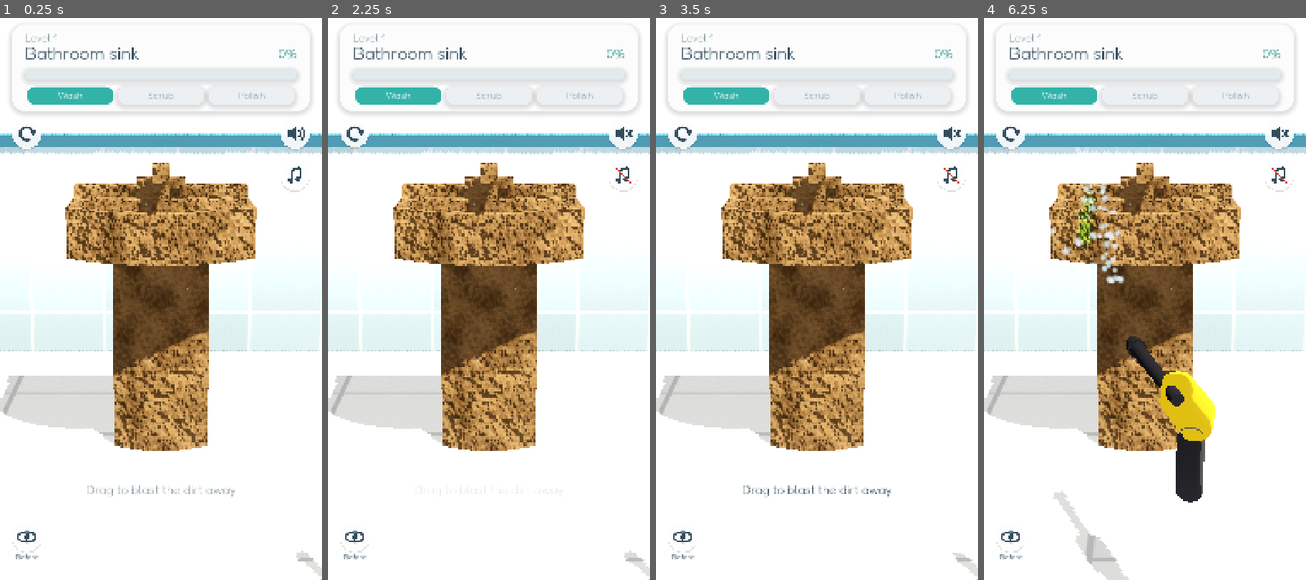
Above: before the commit, frames 1-4 (left to right).
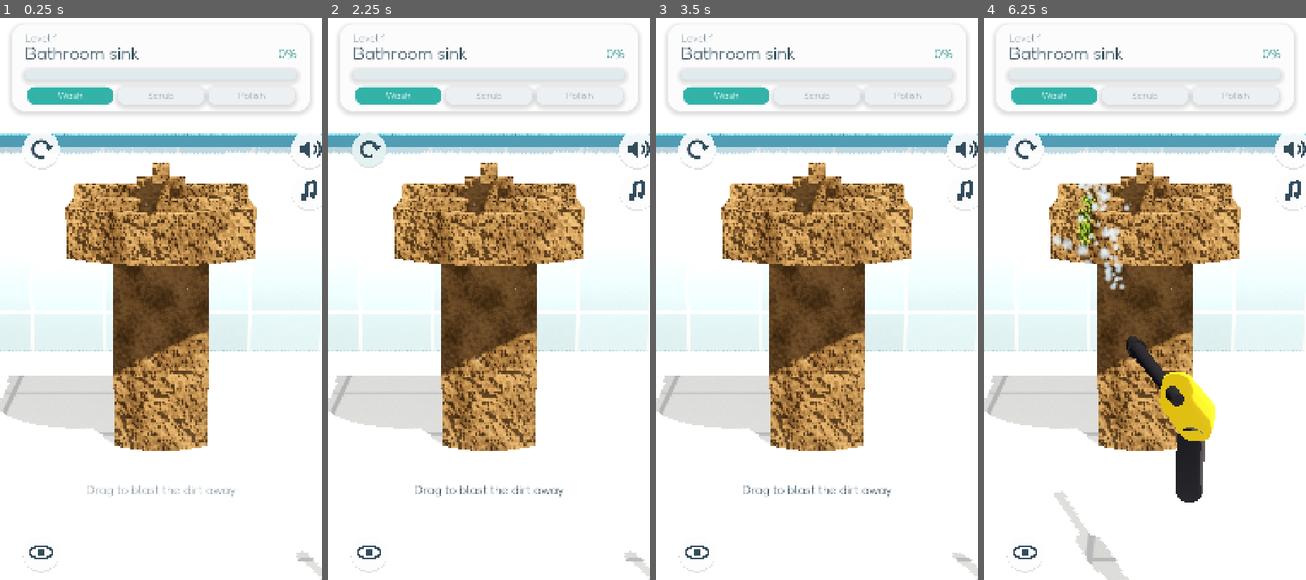
Above: after the commit, the same moments.

Repository: Matswm86/spotless
Game: Godot game, scene res://scenes/Main.tscn
Same seed, same stepped clock (60 frames per second), same inputs: the game is played once before the commit and once after it. Sound files missing from this copy of the repository are replaced by a short silence.
Inputs (mouse positions are in pixels of both pictures, inside the frame that each line leads up to):
- Up to frame 1 (0.25 s): no input
- Up to frame 2 (2.25 s): tap Enter at 0.5 s; drag from (624, 136) to (521, 169) at 0.52 s; drag from (624, 180) to (472, 405) at 1.27 s; move the mouse to (353, 136) at 2.02 s; click (353, 136) at 2.17 s
- Up to frame 3 (3.5 s): tap Space at 2.75 s; drag from (681, 540) to (720, 209) at 2.77 s
- Up to frame 4 (6.25 s): move the mouse to (1241, 377) at 3.52 s; click (1241, 377) at 3.67 s; drag from (1048, 209) to (1096, 147) at 4.27 s; move the mouse to (1161, 293) at 5.02 s; click (1161, 293) at 5.17 s; drag from (1096, 147) to (1080, 321) at 5.77 s

The runs differ from the first frame. In frame 1, 1.3% of the frame differs, in the area x 3-100%, y 19-99%; in frame 2, 1.6%; in frame 3, 1.3%; in frame 4, 2.6%.

Commit message:
Buttons and paint swatches act on release with a 216 px touch area
Every round button and paint swatch is now a 216 px (12.7 mm at 430 dpi)
touch area that only lights up on touch-down and acts on release inside
it, so a resting palm or a finger sliding off does nothing. Buttons lose
their text captions and gain wordless icons (tools, next arrow, star,
tap and drag hints). Each paint swatch also carries a shape (dot,
triangle, square, diamond) and the picked one gets a ring of ticks, so
colour is never the only cue.

Co-Authored-By: Claude Opus 5.5 <noreply@anthropic.com>

Diff:
--- a/scripts/Hud.gd
+++ b/scripts/Hud.gd
@@ -93,7 +93,6 @@
 
 	before_btn = IconButton.new()
 	before_btn.kind = "eye"
-	before_btn.caption = "Before"
 	before_btn.set_anchors_preset(Control.PRESET_BOTTOM_LEFT)
 	before_btn.position = Vector2(30, -200)
 	before_btn.held.connect(func(d): before_held.emit(d))
--- a/scripts/IconButton.gd
+++ b/scripts/IconButton.gd
@@ -1,19 +1,35 @@
 class_name IconButton
 extends Control
 
-## Round white button with a vector icon. Emits `pressed`, plus `held(bool)` for press-and-hold.
+## Round white button with a vector icon and no text, so a child who cannot read can
+## use it. The whole control rect is the hit area (at least HIT x HIT); the disc is
+## drawn smaller inside it. Touch-down only shows feedback and starts `held(true)`;
+## `pressed` fires on release inside the rect, so a resting palm or a finger sliding
+## off does nothing.
 
 signal pressed
 signal held(down: bool)
 
+## Hit area side in px: 12.7 mm at 430 dpi (216 / 16.93 px per mm).
+const HIT := 216.0
+const INK := Color(0.2, 0.3, 0.36)
+
 var kind := "restart"
-var caption := ""
+## Drawn disc radius; the hit area is the whole control.
+var disc_radius := 62.0
+## Filled disc colour with a white icon; transparent keeps the white disc.
+var accent := Color(0, 0, 0, 0)
+## Draw only the icon, no disc (decorations such as the win star).
+var bare := false
+## Extra hit area above the disc (px): a top-row button pushed below a camera
+## cutout keeps its touch area running to the screen edge.
+var top_pad := 0.0
+var _held := false
 var _press := 0.0
-const INK := Color(0.2, 0.3, 0.36)
 
 
 func _init() -> void:
-	custom_minimum_size = Vector2(120, 140)
+	custom_minimum_size = Vector2(HIT, HIT)
 	size = custom_minimum_size
 	mouse_filter = Control.MOUSE_FILTER_STOP
 
@@ -21,63 +37,171 @@
 func _gui_input(event: InputEvent) -> void:
 	if event is InputEventMouseButton and event.button_index == MOUSE_BUTTON_LEFT:
 		if event.pressed:
-			_press = 1.0
-			pressed.emit()
+			_held = true
 			held.emit(true)
+		elif _held:
+			_held = false
+			held.emit(false)
+			if Rect2(Vector2.ZERO, size).has_point(event.position):
+				pressed.emit()
+		_set_press(1.0 if _held else 0.0)
+		accept_event()
+	elif event is InputEventMouseMotion and _held:
+		_set_press(1.0 if Rect2(Vector2.ZERO, size).has_point(event.position) else 0.0)
+
+
+func _set_press(v: float) -> void:
+	if _press != v:
+		_press = v
+		queue_redraw()
+
+
+func disc_center() -> Vector2:
+	return Vector2(size.x * 0.5, top_pad + (size.y - top_pad) * 0.5)
+
+
+func _draw() -> void:
+	var c := disc_center()
+	var rad := disc_radius * (1.0 - 0.08 * _press)
+	var ink := INK
+	if not bare:
+		draw_circle(c + Vector2(0, 5), rad, Color(0, 0, 0, 0.12))
+		if accent.a > 0.0:
+			draw_circle(c, rad, accent.darkened(0.15) if _press > 0.0 else accent)
+			ink = Color.WHITE
 		else:
-			held.emit(false)
-			var tw := create_tween()
-			tw.tween_property(self, "_press", 0.0, 0.18)
-		queue_redraw()
-		accept_event()
-
-
-func _process(_delta: float) -> void:
-	if _press > 0.0:
-		queue_redraw()
-
-
-func _draw() -> void:
-	var c := Vector2(size.x * 0.5, 56)
-	var rad := 50.0 * (1.0 - 0.08 * _press)
-	draw_circle(c + Vector2(0, 5), rad, Color(0, 0, 0, 0.12))
-	draw_circle(c, rad, Color(1, 1, 1, 0.92))
-	var ink := INK
-	match kind:
+			draw_circle(c, rad, Color(0.9, 0.95, 0.95, 0.95) if _press > 0.0 else Color(1, 1, 1, 0.92))
+	# Icons are drawn in a 100 px design box around the centre, then scaled.
+	var k := rad / 50.0
+	draw_set_transform(c, 0.0, Vector2(k, k))
+	draw_icon(self, kind, ink, Color.WHITE if accent.a == 0.0 else accent)
+	draw_set_transform(Vector2.ZERO)
+
+
+## Draws one icon centred on the origin in a 100 px box. `bg` is the colour under
+## the icon, used for cut-outs (sponge holes).
+static func draw_icon(ci: CanvasItem, what: String, ink: Color, bg: Color) -> void:
+	match what:
 		"restart":
-			draw_arc(c, 22, PI * 0.35, PI * 1.95, 28, ink, 7.0, true)
-			var tip := c + Vector2(22, -4)
-			draw_colored_polygon(PackedVector2Array([tip + Vector2(-12, -6), tip + Vector2(12, -6), tip + Vector2(0, 10)]), ink)
+			ci.draw_arc(Vector2.ZERO, 22, PI * 0.35, PI * 1.95, 28, ink, 7.0, true)
+			var tip := Vector2(22, -4)
+			_tri(ci, tip + Vector2(-12, -6), tip + Vector2(12, -6), tip + Vector2(0, 10), ink)
 		"eye":
 			var pts := PackedVector2Array()
 			for k in 25:
 				var a := PI * k / 24.0
-				pts.append(c + Vector2(-cos(a) * 30, -sin(a) * 17))
+				pts.append(Vector2(-cos(a) * 30, -sin(a) * 17))
 			for k in 25:
 				var a := PI * k / 24.0
-				pts.append(c + Vector2(cos(a) * 30, sin(a) * 17))
-			draw_polyline(pts, ink, 5.0, true)
-			draw_circle(c, 10, ink)
+				pts.append(Vector2(cos(a) * 30, sin(a) * 17))
+			ci.draw_polyline(pts, ink, 5.0, true)
+			ci.draw_circle(Vector2.ZERO, 10, ink)
 		"sound_on", "sound_off":
-			var sp := PackedVector2Array([c + Vector2(-26, -10), c + Vector2(-14, -10), c + Vector2(2, -24), c + Vector2(2, 24), c + Vector2(-14, 10), c + Vector2(-26, 10)])
-			draw_colored_polygon(sp, ink)
-			if kind == "sound_on":
-				draw_arc(c + Vector2(4, 0), 14, -0.9, 0.9, 12, ink, 5.0, true)
-				draw_arc(c + Vector2(4, 0), 26, -0.9, 0.9, 16, ink, 5.0, true)
+			var sp := PackedVector2Array([Vector2(-26, -10), Vector2(-14, -10), Vector2(2, -24), Vector2(2, 24), Vector2(-14, 10), Vector2(-26, 10)])
+			ci.draw_colored_polygon(sp, ink)
+			if what == "sound_on":
+				ci.draw_arc(Vector2(4, 0), 14, -0.9, 0.9, 12, ink, 5.0, true)
+				ci.draw_arc(Vector2(4, 0), 26, -0.9, 0.9, 16, ink, 5.0, true)
 			else:
-				draw_line(c + Vector2(10, -12), c + Vector2(30, 12), ink, 6.0)
-				draw_line(c + Vector2(30, -12), c + Vector2(10, 12), ink, 6.0)
+				ci.draw_line(Vector2(10, -12), Vector2(30, 12), ink, 6.0)
+				ci.draw_line(Vector2(30, -12), Vector2(10, 12), ink, 6.0)
 		"music_on", "music_off":
-			draw_line(c + Vector2(-8, 16), c + Vector2(-8, -20), ink, 6.0)
-			draw_line(c + Vector2(16, 10), c + Vector2(16, -26), ink, 6.0)
-			draw_line(c + Vector2(-8, -20), c + Vector2(16, -26), ink, 8.0)
-			draw_circle(c + Vector2(-15, 17), 9, ink)
-			draw_circle(c + Vector2(9, 11), 9, ink)
-			if kind == "music_off":
-				draw_line(c + Vector2(-26, -26), c + Vector2(26, 26), Color(0.85, 0.3, 0.25), 6.0)
-	if caption != "":
-		var font := get_theme_default_font()
-		var fs := 26
-		var w := font.get_string_size(caption, HORIZONTAL_ALIGNMENT_LEFT, -1, fs).x
-		draw_string(font, Vector2(c.x - w * 0.5 + 1, 132 + 2), caption, HORIZONTAL_ALIGNMENT_LEFT, -1, fs, Color(1, 1, 1, 0.8))
-		draw_string(font, Vector2(c.x - w * 0.5, 132), caption, HORIZONTAL_ALIGNMENT_LEFT, -1, fs, INK)
+			ci.draw_line(Vector2(-8, 16), Vector2(-8, -20), ink, 6.0)
+			ci.draw_line(Vector2(16, 10), Vector2(16, -26), ink, 6.0)
+			ci.draw_line(Vector2(-8, -20), Vector2(16, -26), ink, 8.0)
+			ci.draw_circle(Vector2(-15, 17), 9, ink)
+			ci.draw_circle(Vector2(9, 11), 9, ink)
+			if what == "music_off":
+				ci.draw_line(Vector2(-26, -26), Vector2(26, 26), Color(0.85, 0.3, 0.25), 6.0)
+		"next":
+			ci.draw_line(Vector2(-26, 0), Vector2(6, 0), ink, 14.0)
+			_tri(ci, Vector2(0, -26), Vector2(30, 0), Vector2(0, 26), ink)
+		"star":
+			var st := PackedVector2Array()
+			for i in 10:
+				var a := -PI * 0.5 + PI * i / 5.0
+				st.append(Vector2(cos(a), sin(a)) * (40.0 if i % 2 == 0 else 17.0))
+			ci.draw_colored_polygon(st, Color(1.0, 0.8, 0.25))
+			ci.draw_polyline(st + PackedVector2Array([st[0]]), Color(0.85, 0.6, 0.1), 3.0, true)
+		"check":
+			ci.draw_polyline(PackedVector2Array([Vector2(-22, 2), Vector2(-6, 18), Vector2(24, -16)]), ink, 10.0, true)
+		"tap":
+			# Fingertip with ripples: "touch here".
+			ci.draw_circle(Vector2.ZERO, 11, ink)
+			ci.draw_arc(Vector2.ZERO, 23, 0, TAU, 32, ink, 5.0, true)
+			ci.draw_arc(Vector2.ZERO, 35, 0, TAU, 40, Color(ink, ink.a * 0.45), 4.0, true)
+		"drag":
+			# Fingertip with a ring, sliding along an arrow.
+			ci.draw_circle(Vector2(-24, 0), 10, ink)
+			ci.draw_arc(Vector2(-24, 0), 20, 0, TAU, 28, Color(ink, ink.a * 0.5), 4.0, true)
+			ci.draw_line(Vector2(-8, 0), Vector2(22, 0), ink, 7.0)
+			_tri(ci, Vector2(18, -13), Vector2(36, 0), Vector2(18, 13), ink)
+		_:
+			_draw_tool(ci, what, ink, bg)
+
+
+## One icon per cleaning stage (Levels.STAGES keys).
+static func _draw_tool(ci: CanvasItem, what: String, ink: Color, bg: Color) -> void:
+	match what:
+		"trash":
+			ci.draw_colored_polygon(PackedVector2Array([Vector2(-21, -12), Vector2(21, -12), Vector2(16, 32), Vector2(-16, 32)]), ink)
+			ci.draw_line(Vector2(-28, -20), Vector2(28, -20), ink, 7.0)
+			ci.draw_rect(Rect2(-8, -31, 16, 9), ink, false, 5.0)
+			for x in [-8.0, 0.0, 8.0]:
+				ci.draw_line(Vector2(x, -4), Vector2(x * 0.8, 24), bg, 3.0)
+		"spray":
+			_drop(ci, Vector2(0, 2), 17.0, ink)
+			_drop(ci, Vector2(-26, 14), 8.0, ink)
+			_drop(ci, Vector2(26, 14), 8.0, ink)
+		"rinse":
+			_drop(ci, Vector2(-10, 4), 16.0, ink)
+			ci.draw_arc(Vector2(20, 16), 10, 0, TAU, 20, ink, 4.0, true)
+			ci.draw_arc(Vector2(22, -14), 7, 0, TAU, 16, ink, 4.0, true)
+		"vacuum":
+			ci.draw_colored_polygon(PackedVector2Array([Vector2(-28, 14), Vector2(28, 14), Vector2(22, 26), Vector2(-22, 26)]), ink)
+			ci.draw_line(Vector2(0, 14), Vector2(0, -12), ink, 8.0)
+			ci.draw_arc(Vector2(14, -12), 14, PI, PI * 1.6, 12, ink, 8.0, true)
+			for p in [Vector2(-16, 36), Vector2(0, 38), Vector2(16, 36)]:
+				ci.draw_circle(p, 3.5, ink)
+		"foam":
+			for b in [Vector3(-14, 8, 16), Vector3(14, 10, 13), Vector3(2, -16, 12)]:
+				ci.draw_arc(Vector2(b.x, b.y), b.z, 0, TAU, 28, ink, 5.0, true)
+				ci.draw_circle(Vector2(b.x - b.z * 0.35, b.y - b.z * 0.35), b.z * 0.2, ink)
+		"scrub":
+			var sb := StyleBoxFlat.new()
+			sb.bg_color = ink
+			sb.set_corner_radius_all(10)
+			ci.draw_style_box(sb, Rect2(-30, -18, 60, 36))
+			for p in [Vector2(-16, -6), Vector2(4, -8), Vector2(18, 4), Vector2(-6, 8)]:
+				ci.draw_circle(p, 4.0, bg)
+		"grind":
+			ci.draw_arc(Vector2(-6, 4), 22, 0, TAU, 32, ink, 7.0, true)
+			ci.draw_circle(Vector2(-6, 4), 6, ink)
+			for a in [-0.9, -0.5, -0.1]:
+				var d := Vector2(cos(a), sin(a))
+				ci.draw_line(Vector2(-6, 4) + d * 30, Vector2(-6, 4) + d * 42, ink, 4.0)
+		"paint":
+			ci.draw_rect(Rect2(-18, -8, 26, 40), ink)
+			ci.draw_rect(Rect2(-12, -18, 14, 10), ink)
+			ci.draw_line(Vector2(2, -15), Vector2(10, -15), ink, 5.0)
+			for p in [Vector2(20, -22), Vector2(28, -12), Vector2(30, -28), Vector2(22, -6)]:
+				ci.draw_circle(p, 3.5, ink)
+		"polish":
+			_sparkle(ci, Vector2(-6, 6), 30.0, 8.0, ink)
+			_sparkle(ci, Vector2(24, -22), 13.0, 4.0, ink)
+
+
+static func _drop(ci: CanvasItem, c: Vector2, r: float, ink: Color) -> void:
+	var pts := PackedVector2Array([c + Vector2(0, -r * 1.7)])
+	for i in 17:
+		var a := -PI / 6.0 + (PI + PI / 3.0) * i / 16.0
+		pts.append(c + Vector2(cos(a), sin(a)) * r)
+	ci.draw_colored_polygon(pts, ink)
+
+
+static func _sparkle(ci: CanvasItem, c: Vector2, r: float, w: float, ink: Color) -> void:
+	ci.draw_colored_polygon(PackedVector2Array([c + Vector2(0, -r), c + Vector2(w, -w), c + Vector2(r, 0), c + Vector2(w, w), c + Vector2(0, r), c + Vector2(-w, w), c + Vector2(-r, 0), c + Vector2(-w, -w)]), ink)
+
+
+static func _tri(ci: CanvasItem, a: Vector2, b: Vector2, c: Vector2, ink: Color) -> void:
+	ci.draw_colored_polygon(PackedVector2Array([a, b, c]), ink)
--- a/scripts/Swatch.gd
+++ b/scripts/Swatch.gd
@@ -1,28 +1,57 @@
 class_name Swatch
 extends Control
 
-## A round paint-colour button.
+## A round paint-colour button. The whole control (216 px) is the hit area; it picks
+## on release inside. Colour is never the only cue: each slot also carries a shape
+## (dot, triangle, square, diamond), so two similar colours still differ.
 
 signal pressed
 
 var color := Color.WHITE
 var selected := false
+## Slot in the level's paint list; picks the shape.
+var slot := 0
+var _held := false
 
 
 func _init() -> void:
-	custom_minimum_size = Vector2(130, 130)
+	custom_minimum_size = Vector2(IconButton.HIT, IconButton.HIT)
+	size = custom_minimum_size
 	mouse_filter = Control.MOUSE_FILTER_STOP
 
 
 func _gui_input(event: InputEvent) -> void:
-	if event is InputEventMouseButton and event.button_index == MOUSE_BUTTON_LEFT and event.pressed:
-		pressed.emit()
+	if event is InputEventMouseButton and event.button_index == MOUSE_BUTTON_LEFT:
+		if event.pressed:
+			_held = true
+		elif _held:
+			_held = false
+			if Rect2(Vector2.ZERO, size).has_point(event.position):
+				pressed.emit()
+		queue_redraw()
 		accept_event()
 
 
 func _draw() -> void:
 	var c := size * 0.5
-	draw_circle(c + Vector2(0, 5), 56, Color(0, 0, 0, 0.15))
-	draw_circle(c, 58 if selected else 52, Color.WHITE)
-	draw_circle(c, 46 if selected else 44, color)
-	draw_circle(c + Vector2(-14, -16), 10, Color(1, 1, 1, 0.35))
+	var k := 0.92 if _held else 1.0
+	draw_circle(c + Vector2(0, 5), 68 * k, Color(0, 0, 0, 0.15))
+	draw_circle(c, (74 if selected else 64) * k, Color.WHITE)
+	draw_circle(c, (60 if selected else 54) * k, color)
+	draw_circle(c + Vector2(-17, -19) * k, 11 * k, Color(1, 1, 1, 0.35))
+	var ink := Color(1, 1, 1, 0.9) if color.get_luminance() < 0.6 else Color(0.08, 0.1, 0.14, 0.75)
+	var r := 15.0 * k
+	match slot % 4:
+		0:
+			draw_circle(c, r, ink)
+		1:
+			draw_colored_polygon(PackedVector2Array([c + Vector2(0, -r * 1.3), c + Vector2(r * 1.15, r * 0.7), c + Vector2(-r * 1.15, r * 0.7)]), ink)
+		2:
+			draw_rect(Rect2(c - Vector2(r, r) * 0.9, Vector2(r, r) * 1.8), ink)
+		3:
+			draw_colored_polygon(PackedVector2Array([c + Vector2(0, -r * 1.3), c + Vector2(r * 1.3, 0), c + Vector2(0, r * 1.3), c + Vector2(-r * 1.3, 0)]), ink)
+	if selected:
+		# Selected also shows as a ring of ticks around the disc, not only by size.
+		for i in 8:
+			var a := TAU * i / 8.0
+			draw_line(c + Vector2(cos(a), sin(a)) * 82 * k, c + Vector2(cos(a), sin(a)) * 96 * k, Color(1, 1, 1, 0.95), 6.0)
